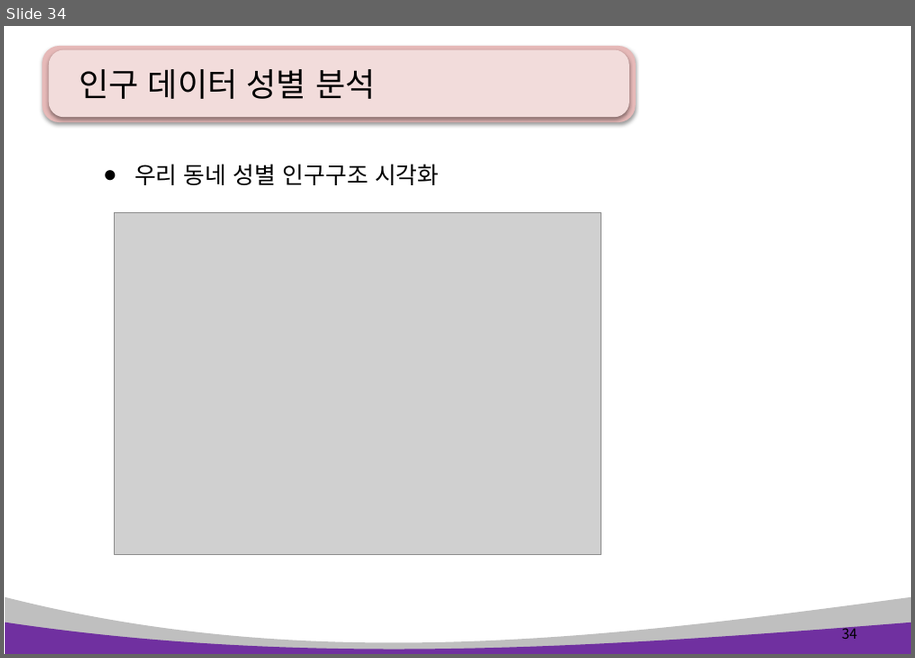
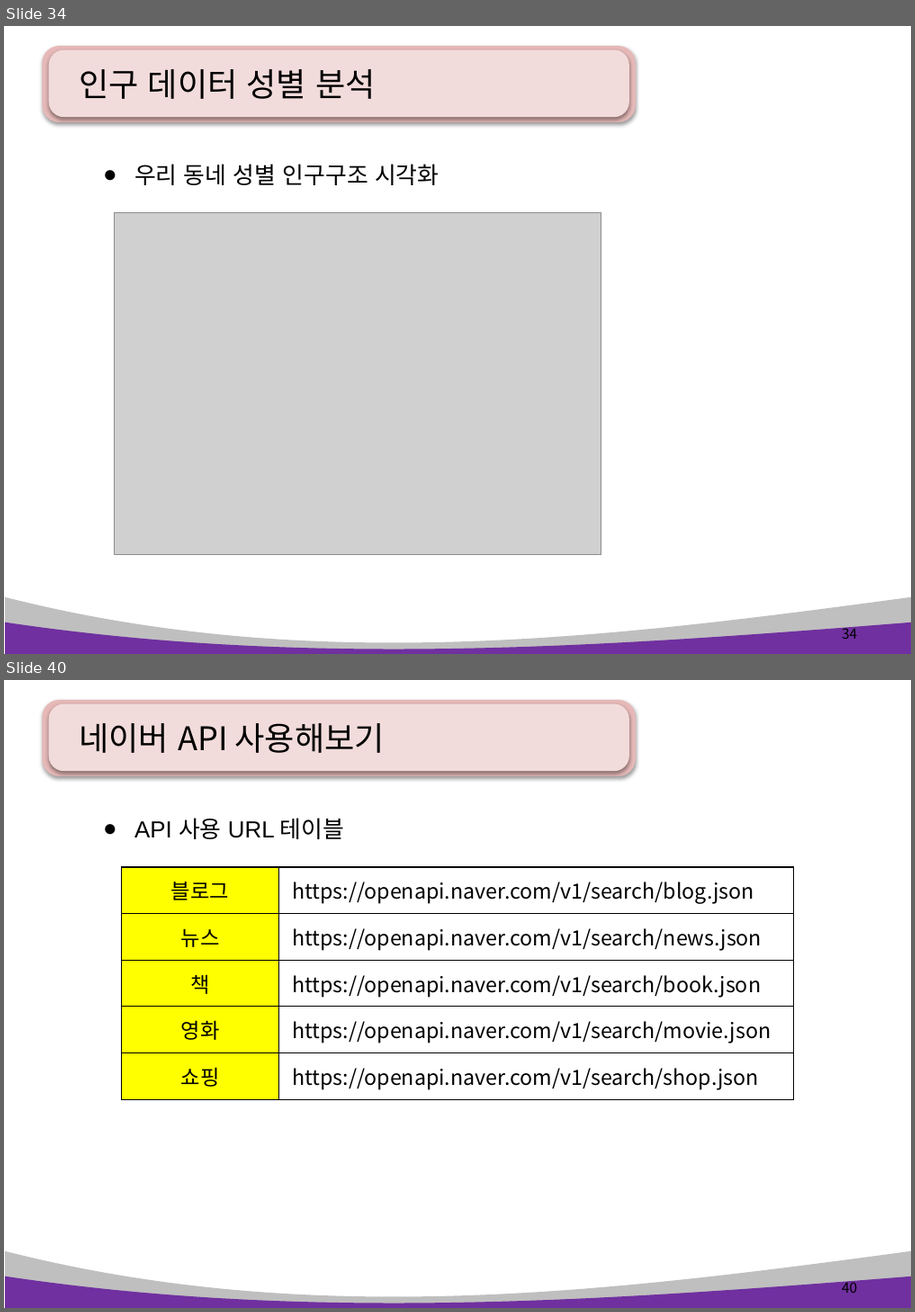
Before and after one commit to pshho/ngreen_project, a slide deck: pyWorks/자료/python_ppt/Python 14장. 데이터 분석 및 시각화2 .pptx. Shown one above the other, each under a label of ours: slide 34 before the commit, slides 34 and 40 after it; the slides between them are not shown. The pictures are 915x658 and 915x1312 pixels, drawn with LibreOffice and Linux fonts; fonts in the diff are those of the drawing; grey boxes stand for pictures. Boxes give left, top, right and bottom in pixels: in the first picture for what was removed or moved away, otherwise in the second. Text is boxed around its words. In the diff, an @@ line names an element or a change of style, - is before the commit and + after.

```diff
--- a/pyWorks/자료/python_ppt/Python 14장. 데이터 분석 및 시각화2 .pptx
+++ b/pyWorks/자료/python_ppt/Python 14장. 데이터 분석 및 시각화2 .pptx
@@ slide 40 added at [4, 680, 911, 1308], background #FFFFFF; not listed: 4 template elements that a slide beside it also shows @@
@@ title added at [79, 723, 385, 753], 28 pt, text #000000 @@
+네이버 API 사용해보기
@@ text added at [134, 818, 344, 839], 20 pt, text #000000 @@
+● API 사용 URL 테이블
@@ table added at [121, 867, 795, 1099], 5 rows, 2 columns @@
+블로그 | https://openapi.naver.com/v1/search/blog.json
+뉴스 | https://openapi.naver.com/v1/search/news.json
+책 | https://openapi.naver.com/v1/search/book.json
+영화 | https://openapi.naver.com/v1/search/movie.json
+쇼핑 | https://openapi.naver.com/v1/search/shop.json
@@ page number added at [842, 1279, 857, 1293], 12 pt, text #000000 @@
+40
```
Also in this commit, not shown: 12 other slides added, 11 other files.
